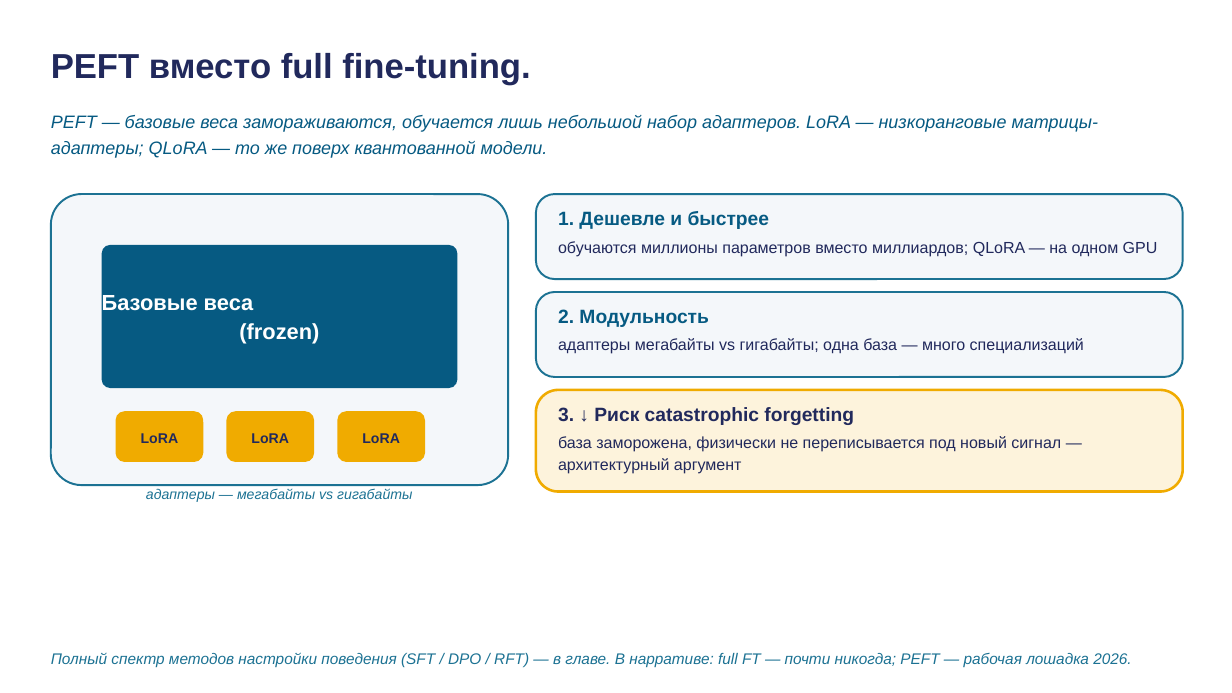
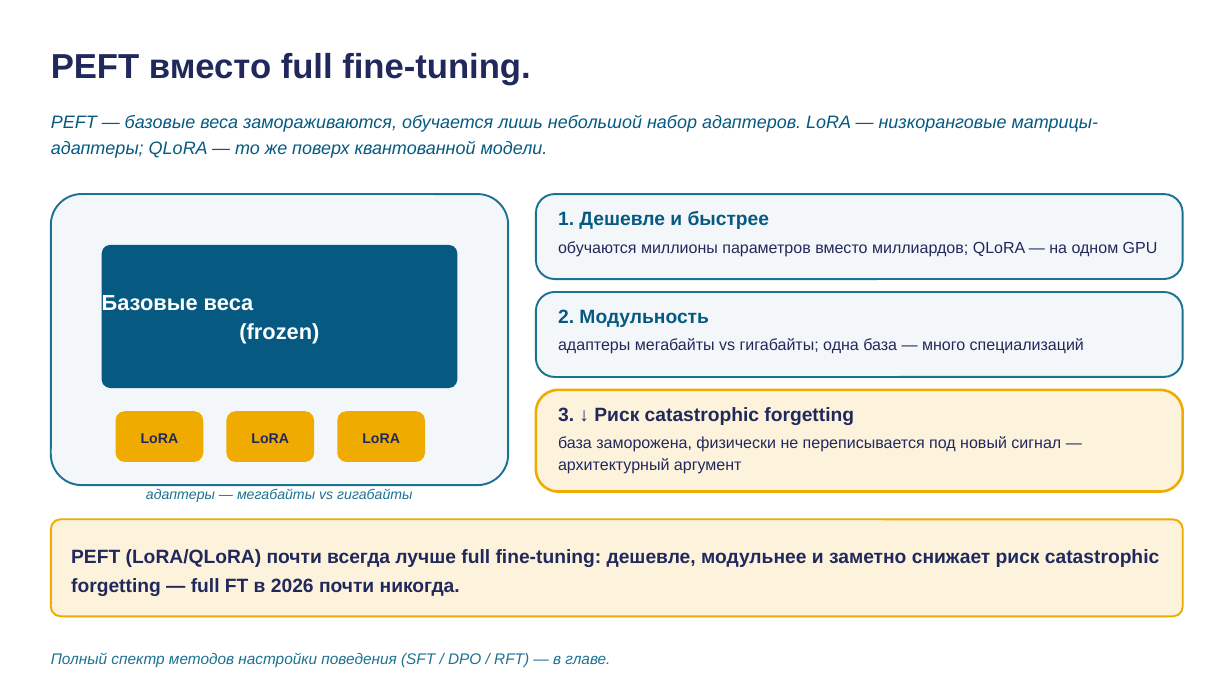
Before and after one commit to tellina-study/AI-usage-lessons, a slide deck: slide 15 of library/lectures/lec-03/rendered/lec-03.pptx. Drawn at 1232x693 pixels with LibreOffice and Linux fonts; fonts in the diff are those of the drawing. Boxes give left, top, right and bottom in pixels: in the first picture for what was removed or moved away, otherwise in the second. Text is boxed around its words. In the diff, an @@ line names an element or a change of style, - is before the commit and + after.

```diff
--- a/library/lectures/lec-03/rendered/lec-03.pptx
+++ b/library/lectures/lec-03/rendered/lec-03.pptx
@@ rounded rectangle added at [51,519,1183,616], fill #FDF3DC, outline #F0AB00 1.5 pt @@
@@ text added at [71,549,1159,596], 15 pt, text #21295C, bold @@
+PEFT (LoRA/QLoRA) почти всегда лучше full fine-tuning: дешевле, модульнее и заметно снижает риск catastrophic forgetting — full FT в 2026 почти никогда.
@@ text at [51,652,610,667]: text changed @@
-Полный спектр методов настройки поведения (SFT / DPO / RFT) — в главе. В нарративе: full FT — почти никогда; PEFT — рабочая лошадка 2026.
+Полный спектр методов настройки поведения (SFT / DPO / RFT) — в главе.
```
Also in this commit, not shown: 8 other slides changed, 1 slide added, 1 slide removed, 12 other files.
